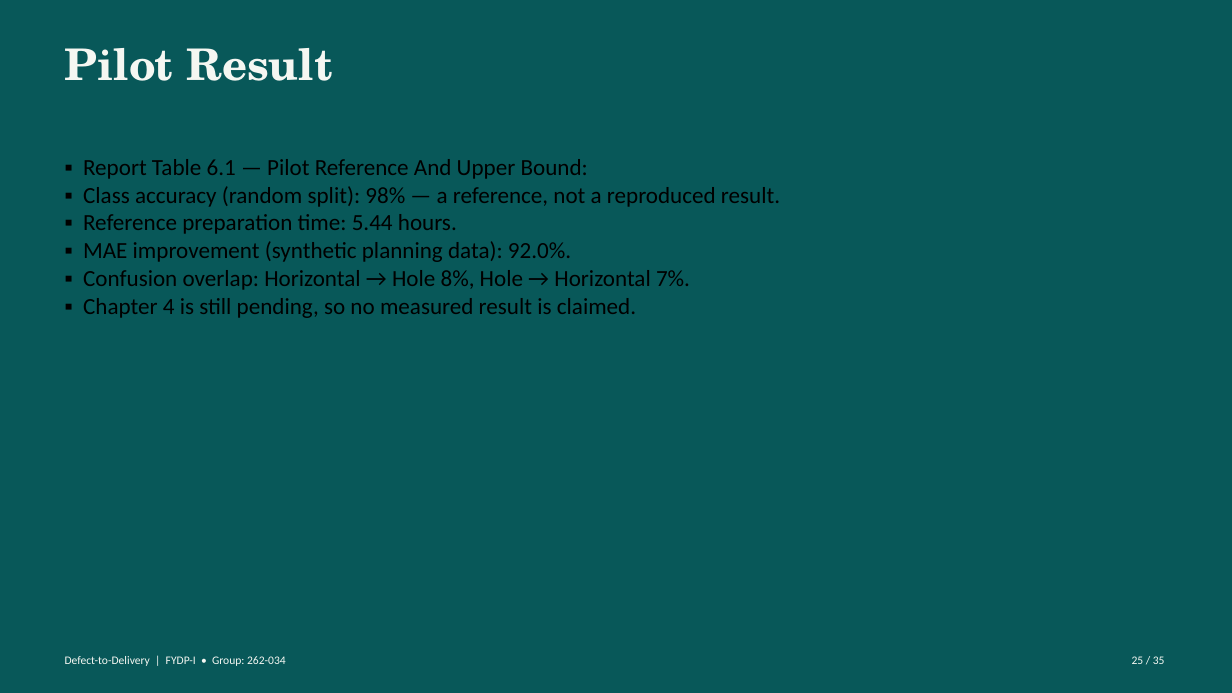
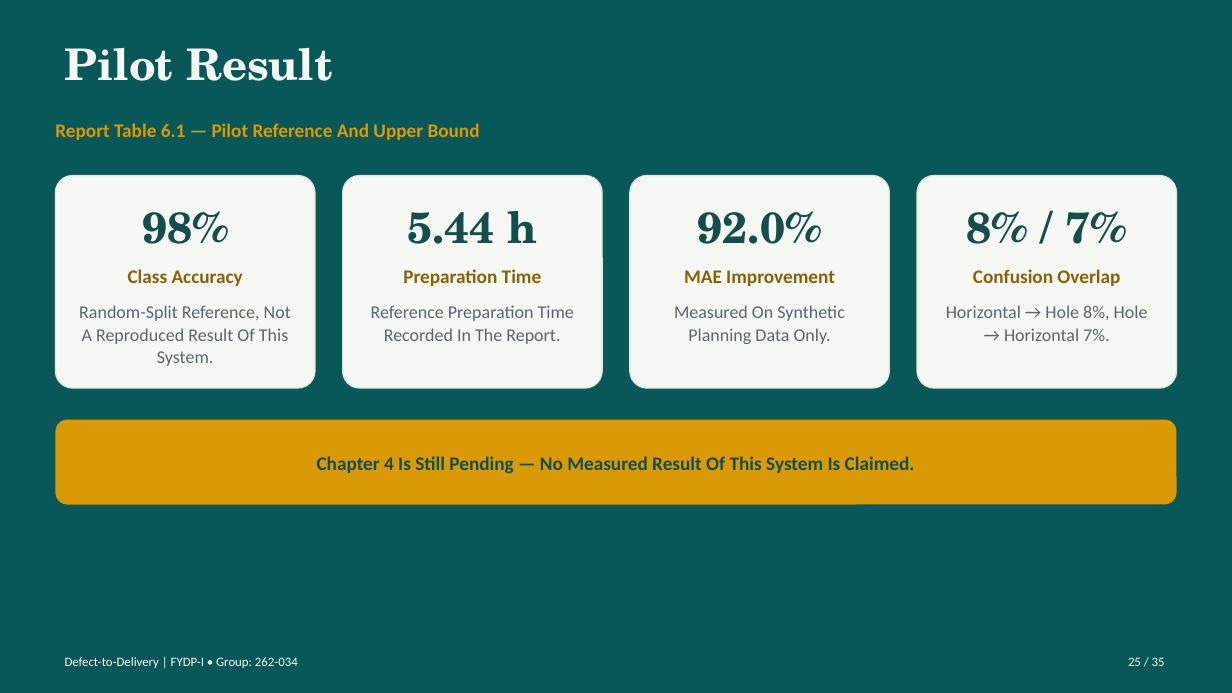
Before and after one commit to labib-ux/FYDP, a slide deck: slide 25 of slides/Defect-to-Delivery_262-034.pptx. Drawn at 1232x693 pixels with LibreOffice and Linux fonts; fonts in the diff are those of the drawing. Boxes give left, top, right and bottom in pixels: in the first picture for what was removed or moved away, otherwise in the second. Text is boxed around its words. In the diff, an @@ line names an element or a change of style, - is before the commit and + after.

Commit message:
Update Defect-to-Delivery presentation slides

```diff
--- a/slides/Defect-to-Delivery_262-034.pptx
+++ b/slides/Defect-to-Delivery_262-034.pptx
@@ text added at bbox=[55, 123, 480, 140], 15 pt, text #D99A06, bold @@
+Report Table 6.1 — Pilot Reference And Upper Bound
@@ rounded rectangle "98%": place and size @@
-rounded rectangle "98%" at bbox=[83, 159, 780, 318]
+rounded rectangle "98%" at bbox=[55, 176, 315, 388]
@@ rounded rectangle "98%" at bbox=[55, 176, 315, 388]: fill none to #F5F7F2; outline none to #E3E7DE 1 pt @@
@@ rounded rectangle added at bbox=[343, 176, 603, 388], fill #F5F7F2, outline #E3E7DE 1 pt, 14 pt, text #5B6570 @@
+5.44 h
+Preparation Time
+Reference Preparation Time Recorded In The Report.
@@ rounded rectangle added at bbox=[630, 176, 890, 388], fill #F5F7F2, outline #E3E7DE 1 pt, 14 pt, text #5B6570 @@
+92.0%
+MAE Improvement
+Measured On Synthetic Planning Data Only.
@@ rounded rectangle added at bbox=[917, 176, 1177, 388], fill #F5F7F2, outline #E3E7DE 1 pt, 14 pt, text #5B6570 @@
+8% / 7%
+Confusion Overlap
+Horizontal → Hole 8%, Hole → Horizontal 7%.
@@ text in rounded rectangle at bbox=[79, 211, 291, 366]: text changed; size 18 to 14 pt; text colour #000000 to #5B6570 @@
-▪ Report Table 6.1 — Pilot Reference And Upper Bound:
-▪ Class accuracy (random split): 98% — a reference, not a reproduced result.
-▪ Reference preparation time: 5.44 hours.
-▪ MAE improvement (synthetic planning data): 92.0%.
-▪ Confusion overlap: Horizontal → Hole 8%, Hole → Horizontal 7%.
-▪ Chapter 4 is still pending, so no measured result is claimed.
+98%
+Class Accuracy
+Random-Split Reference, Not A Reproduced Result Of This System.
@@ rounded rectangle added at bbox=[55, 420, 1177, 505], fill #D99A06, 15 pt, text #144E4C, bold @@
+Chapter 4 Is Still Pending — No Measured Result Of This System Is Claimed.
@@ text "Defect-to-Delivery | FYDP-I • Group: ..." at bbox=[65, 657, 298, 668]: size 9 to 10 pt @@
@@ text "25 / 35" at bbox=[1128, 657, 1165, 666]: size 9 to 10 pt @@
```
Also in this commit, not shown: 34 other slides changed.
